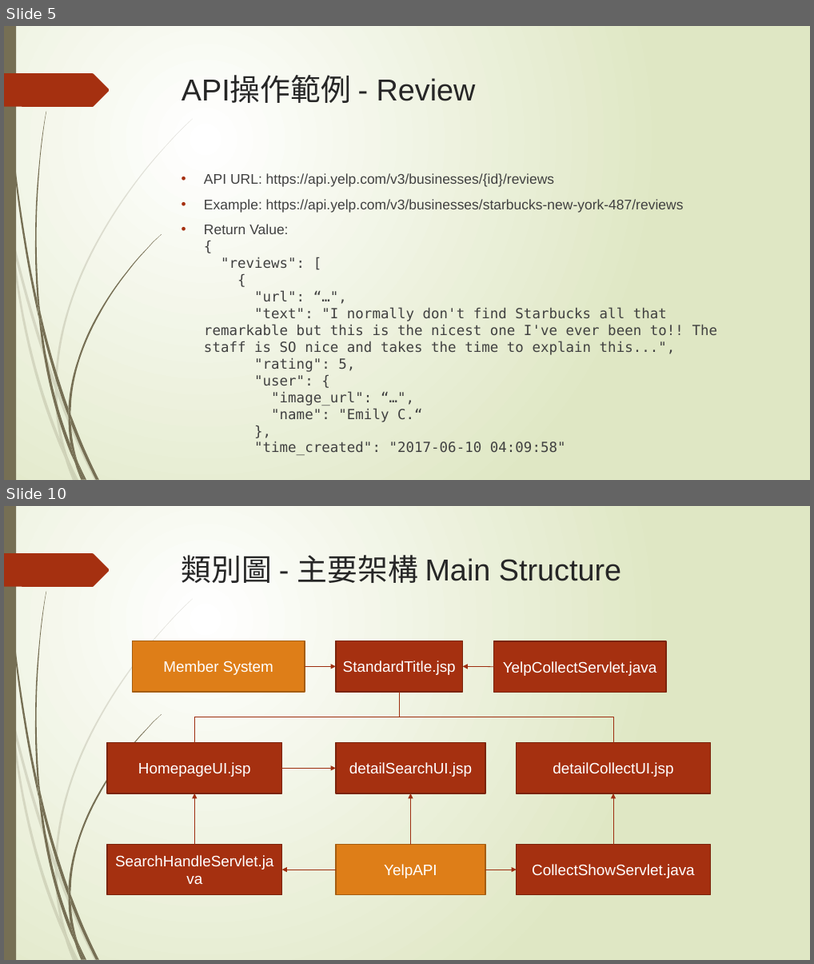
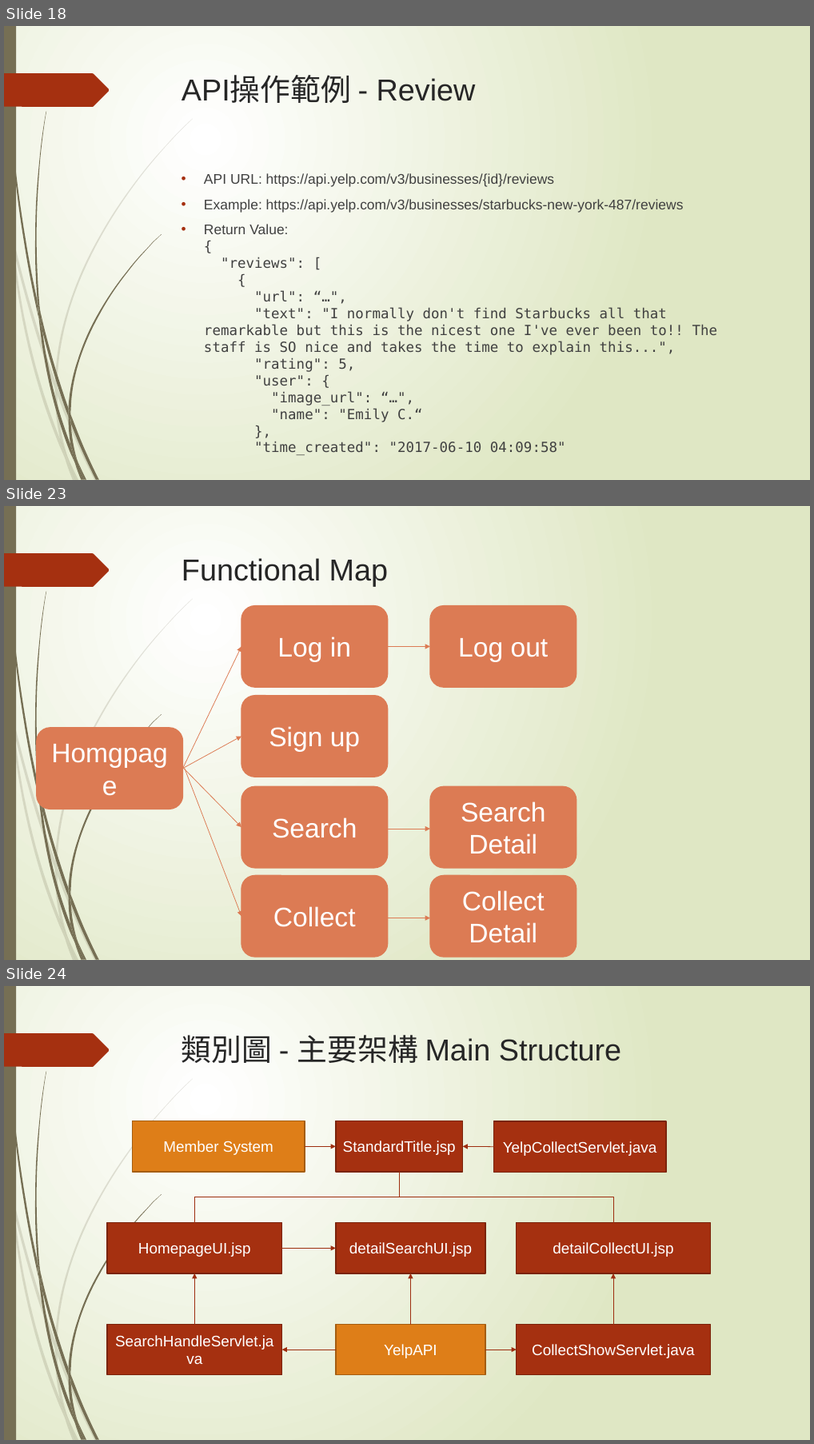
Before and after one commit to penut85420/WBSE_Project, a slide deck: 其他/YelpBlaBla.pptx. Shown one above the other, each under a label of ours: slides 5 and 10 before the commit, slides 18, 23 and 24 after it; the slides between them are not shown. The pictures are 814x964 and 814x1444 pixels, drawn with LibreOffice and Linux fonts; fonts in the diff are those of the drawing. Boxes give left, top, right and bottom in pixels: in the first picture for what was removed or moved away, otherwise in the second. Text is boxed around its words. In the diff, an @@ line names an element or a change of style, - is before the commit and + after.

```diff
--- a/其他/YelpBlaBla.pptx
+++ b/其他/YelpBlaBla.pptx
@@ slide 23 added at (4,506,810,960), background gradient #FFFFFF to #DFE8C4; not listed: 24 template elements that a slide beside it also shows @@
@@ title added at (182,558,389,586), 36 pt, text #262626 @@
+Functional Map
@@ rounded rectangle added at (242,606,388,687), fill #DC7B54, outline #DC7B54 1.25 pt, 32 pt, text #FFFFFF @@
+Log in
@@ rounded rectangle added at (430,606,577,687), fill #DC7B54, outline #DC7B54 1.25 pt, 32 pt, text #FFFFFF @@
+Log out
@@ arrow added from (183, 768) to (242, 646), #DC7B54 0.75 pt @@
@@ arrow added from (388, 646) to (430, 646), #DC7B54 0.75 pt @@
@@ rounded rectangle added at (242,696,388,776), fill #DC7B54, outline #DC7B54 1.25 pt, 32 pt, text #FFFFFF @@
+Sign up
@@ rounded rectangle added at (37,728,183,808), fill #DC7B54, outline #DC7B54 1.25 pt, 32 pt, text #FFFFFF @@
+Homgpage
@@ arrow added from (183, 768) to (242, 736), #DC7B54 0.75 pt @@
@@ arrow added from (183, 767) to (242, 828), #DC7B54 0.75 pt @@
@@ arrow added from (185, 768) to (242, 916), #DC7B54 0.75 pt @@
@@ rounded rectangle added at (242,786,388,867), fill #DC7B54, outline #DC7B54 1.25 pt, 32 pt, text #FFFFFF @@
+Search
@@ rounded rectangle added at (430,786,577,867), fill #DC7B54, outline #DC7B54 1.25 pt, 32 pt, text #FFFFFF @@
+Search Detail
@@ arrow added from (388, 828) to (430, 828), #DC7B54 0.75 pt @@
@@ rounded rectangle added at (242,875,388,956), fill #DC7B54, outline #DC7B54 1.25 pt, 32 pt, text #FFFFFF @@
+Collect
@@ rounded rectangle added at (430,875,577,956), fill #DC7B54, outline #DC7B54 1.25 pt, 32 pt, text #FFFFFF @@
+Collect Detail
@@ arrow added from (388, 918) to (430, 918), #DC7B54 0.75 pt @@
@@ what was slide 5 is now slide 18 @@
@@ what was slide 10 is now slide 24 @@
```
Also in this commit, not shown: 6 slides changed, 13 other slides added, 1 other file.
